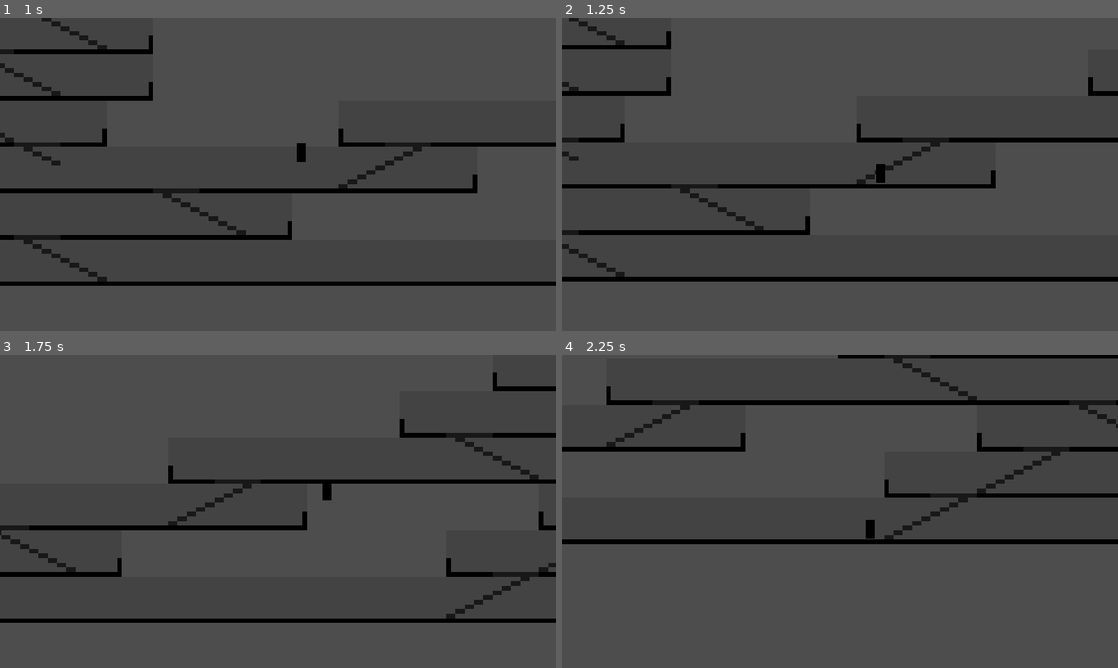
Above: before the commit, frames 1-4 (two rows, left to right).
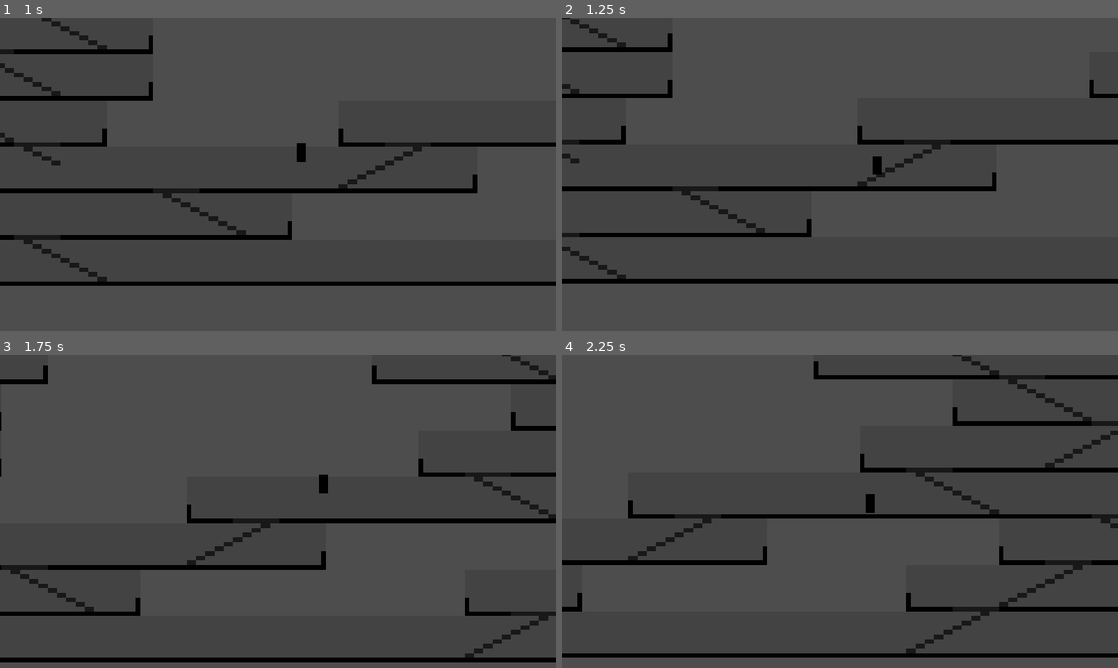
Above: after the commit, the same moments.

Repository: Gamabunta57/golf-ninja
Game: Godot game, scene res://Scenes/world.tscn
Same seed, same stepped clock (60 frames per second), same inputs: the game is played once before the commit and once after it.
Inputs:
- Up to frame 1 (1 s): hold Right (right) from 0.53 s (still down); tap Space (jump) at 0.77 s
- Up to frame 2 (1.25 s): keep holding Right (right)
- Up to frame 3 (1.75 s): keep holding Right (right); tap Space (jump) at 1.52 s
- Up to frame 4 (2.25 s): release Right (right) at 2.03 s; hold Left (left) from 2.03 s (still down)

Frame 1 is identical in both runs. In frame 2, 5.6% of the frame differs, in the area x 0-100%, y 0-85%; in frame 3, 12%; in frame 4, 14%, in the area x 0-100%, y 0-97%.

Commit message:
Improved stairs and inputs

Diff:
--- a/Scenes/State Machine/movements.gd
+++ b/Scenes/State Machine/movements.gd
@@ -4,6 +4,8 @@
 @export var move_speed: float = 100
 @export var max_speed: float = 60
 @export var deceleration: float = 300
+@export var stairs_threshold: float = 0.5
+
 
 func horizontal_deceleration(velocityX: float, delta: float) -> float:
 	velocityX = move_toward(velocityX, 0, deceleration * delta)
@@ -19,17 +21,20 @@
 		velocityX += x_input * move_speed * delta
 		velocityX = clamp(velocityX, -max_speed, max_speed)
 
+	# Staircase collision
+	if y_input >= -stairs_threshold and y_input <= stairs_threshold :
+		parent.set_collision_mask_value(3, true)
+		parent.set_collision_mask_value(4, false)
 
-	# Staircase collision
-	if y_input < -0.5:
-		parent.set_collision_mask_value(5, false)
-		parent.set_collision_mask_value(3, true)
-	elif y_input > 0.5:
+	if parent.get_floor_angle() != 0 :
 		parent.set_collision_mask_value(4, true)
-		parent.set_collision_mask_value(3, true)
 	else:
-		parent.set_collision_mask_value(5, true)
 		parent.set_collision_mask_value(4, false)
+
+	if y_input < -stairs_threshold:
 		parent.set_collision_mask_value(3, false)
 
+	if y_input > stairs_threshold:
+		parent.set_collision_mask_value(4, true)
+
 	return velocityX
--- a/Scenes/State Machine/state_machine.gd
+++ b/Scenes/State Machine/state_machine.gd
@@ -23,6 +23,7 @@
 
 	current_state = new_state
 	print(current_state)
+
 	current_state.enter()
 
 # Pass through functions for the Player to call,
--- a/Scenes/world.tscn
+++ b/Scenes/world.tscn
@@ -16,8 +16,6 @@
 texture_region_size = Vector2i(10, 10)
 0:0/0 = 0
 0:0/0/physics_layer_0/polygon_0/points = PackedVector2Array(-5, 5, 5, 5, 5, 4, -5, 4)
-0:0/0/physics_layer_1/polygon_0/points = PackedVector2Array(-5, 0, 3, 4, 5, 4, -5, -1)
-0:0/0/physics_layer_1/polygon_0/one_way = true
 0:0/0/physics_layer_2/polygon_0/points = PackedVector2Array(-5, -1, 5, 4, 3, 4, -5, 0)
 0:0/0/physics_layer_2/polygon_0/one_way = true
 
@@ -45,23 +43,22 @@
 texture_region_size = Vector2i(10, 10)
 0:0/0 = 0
 0:0/0/physics_layer_0/polygon_0/points = PackedVector2Array(-5, 5, -5, 4, -3, 5)
-0:0/0/physics_layer_3/polygon_0/points = PackedVector2Array(-5, 4, 5, 4, 5, 5, -5, 5)
-0:0/0/physics_layer_3/polygon_0/one_way = true
+0:0/0/physics_layer_1/polygon_0/points = PackedVector2Array(-5, 4, 5, 4, 5, 5, -5, 5)
+0:0/0/physics_layer_1/polygon_0/one_way = true
 
 [sub_resource type="TileSetAtlasSource" id="TileSetAtlasSource_kn0ld"]
 texture = ExtResource("5_0fj1v")
 texture_region_size = Vector2i(10, 10)
 0:0/0 = 0
 0:0/0/physics_layer_0/polygon_0/points = PackedVector2Array(-5, 4, 5, 4, 5, 5, -5, 5)
-0:0/0/physics_layer_1/polygon_0/points = PackedVector2Array(-5, -5, 5, 0, 5, -1, -3, -5)
-0:0/0/physics_layer_1/polygon_0/one_way = true
+0:0/0/physics_layer_2/polygon_0/points = PackedVector2Array(-4, -5, 5, 0, 5, -1, -2, -5)
+0:0/0/physics_layer_2/polygon_0/one_way = true
 
 [sub_resource type="TileSet" id="TileSet_yp4wr"]
 tile_size = Vector2i(10, 10)
 physics_layer_0/collision_layer = 2
 physics_layer_1/collision_layer = 4
 physics_layer_2/collision_layer = 8
-physics_layer_3/collision_layer = 16
 sources/6 = SubResource("TileSetAtlasSource_7yui6")
 sources/7 = SubResource("TileSetAtlasSource_c5t2i")
 sources/8 = SubResource("TileSetAtlasSource_e0ngr")
--- a/project.godot
+++ b/project.godot
@@ -67,9 +67,8 @@
 
 2d_physics/layer_1="Player"
 2d_physics/layer_2="World"
-2d_physics/layer_3="Stairs"
-2d_physics/layer_4="Bottom Stair"
-2d_physics/layer_5="Staircase"
+2d_physics/layer_3="One way"
+2d_physics/layer_4="Stairs"
 
 [rendering]
 
